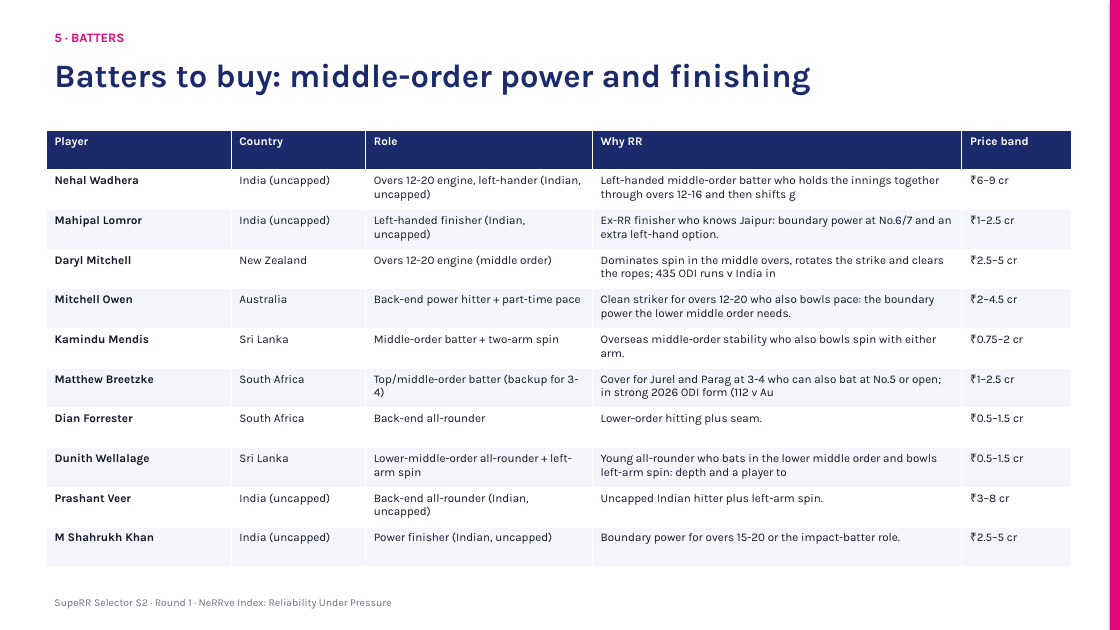
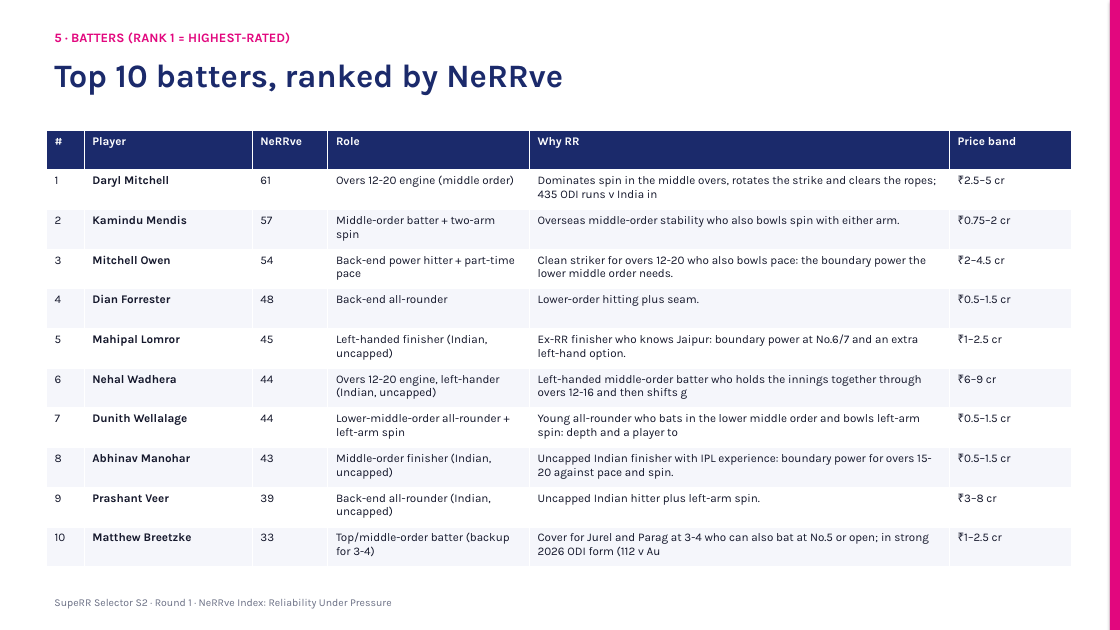
Before and after one commit to KoduruChandrasekhar/RRAuction-, a slide deck: slide 10 of submission/NeRRve_Deck.pptx. Drawn at 1120x630 pixels with LibreOffice and Linux fonts; fonts in the diff are those of the drawing. Boxes give left, top, right and bottom in pixels: in the first picture for what was removed or moved away, otherwise in the second. Text is boxed around its words. In the diff, an @@ line names an element or a change of style, - is before the commit and + after.

```diff
--- a/submission/NeRRve_Deck.pptx
+++ b/submission/NeRRve_Deck.pptx
@@ text at [54,32,290,44]: text changed @@
-5 · BATTERS
+5 · BATTERS (RANK 1 = HIGHEST-RATED)
@@ text at [54,64,563,95]: text changed @@
-Batters to buy: middle-order power and finishing
+Top 10 batters, ranked by NeRRve
@@ table at [46,130,1071,567] @@
-column 1: Player | Nehal Wadhera | Mahipal Lomror | Daryl Mitchell | Mitchell Owen | Kamindu Mendis | Matthew Breetzke | Dian Forrester | Dunith Wellalage | Prashant Veer | M Shahrukh Khan
-column 2: Country | India (uncapped) | India (uncapped) | New Zealand | Australia | Sri Lanka | South Africa | South Africa | Sri Lanka | India (uncapped) | India (uncapped)
-column 3: Role | Overs 12-20 engine, left-hander (Indian, uncapped) | Left-handed finisher (Indian, uncapped) | Overs 12-20 engine (middle order) | Back-end power hitter + part-time pace | Middle-order batter + two-arm spin | Top/middle-order batter (backup for 3-4) | Back-end all-rounder | Lower-middle-order all-rounder + left-arm spin | Back-end all-rounder (Indian, uncapped) | Power finisher (Indian, uncapped)
-column 4: Why RR | Left-handed middle-order batter who holds the innings together through overs 12-16 and then shifts g | Ex-RR finisher who knows Jaipur: boundary power at No.6/7 and an extra left-hand option. | Dominates spin in the middle overs, rotates the strike and clears the ropes; 435 ODI runs v India in | Clean striker for overs 12-20 who also bowls pace: the boundary power the lower middle order needs. | Overseas middle-order stability who also bowls spin with either arm. | Cover for Jurel and Parag at 3-4 who can also bat at No.5 or open; in strong 2026 ODI form (112 v Au | Lower-order hitting plus seam. | Young all-rounder who bats in the lower middle order and bowls left-arm spin: depth and a player to | Uncapped Indian hitter plus left-arm spin. | Boundary power for overs 15-20 or the impact-batter role.
-column 5: Price band | ₹6–9 cr | ₹1–2.5 cr | ₹2.5–5 cr | ₹2–4.5 cr | ₹0.75–2 cr | ₹1–2.5 cr | ₹0.5–1.5 cr | ₹0.5–1.5 cr | ₹3–8 cr | ₹2.5–5 cr
+column 1: # | 1 | 2 | 3 | 4 | 5 | 6 | 7 | 8 | 9 | 10
+column 2: Player | Daryl Mitchell | Kamindu Mendis | Mitchell Owen | Dian Forrester | Mahipal Lomror | Nehal Wadhera | Dunith Wellalage | Abhinav Manohar | Prashant Veer | Matthew Breetzke
+column 3: NeRRve | 61 | 57 | 54 | 48 | 45 | 44 | 44 | 43 | 39 | 33
+column 4: Role | Overs 12-20 engine (middle order) | Middle-order batter + two-arm spin | Back-end power hitter + part-time pace | Back-end all-rounder | Left-handed finisher (Indian, uncapped) | Overs 12-20 engine, left-hander (Indian, uncapped) | Lower-middle-order all-rounder + left-arm spin | Middle-order finisher (Indian, uncapped) | Back-end all-rounder (Indian, uncapped) | Top/middle-order batter (backup for 3-4)
+column 5: Why RR | Dominates spin in the middle overs, rotates the strike and clears the ropes; 435 ODI runs v India in | Overseas middle-order stability who also bowls spin with either arm. | Clean striker for overs 12-20 who also bowls pace: the boundary power the lower middle order needs. | Lower-order hitting plus seam. | Ex-RR finisher who knows Jaipur: boundary power at No.6/7 and an extra left-hand option. | Left-handed middle-order batter who holds the innings together through overs 12-16 and then shifts g | Young all-rounder who bats in the lower middle order and bowls left-arm spin: depth and a player to | Uncapped Indian finisher with IPL experience: boundary power for overs 15-20 against pace and spin. | Uncapped Indian hitter plus left-arm spin. | Cover for Jurel and Parag at 3-4 who can also bat at No.5 or open; in strong 2026 ODI form (112 v Au
+column 6: Price band | ₹2.5–5 cr | ₹0.75–2 cr | ₹2–4.5 cr | ₹0.5–1.5 cr | ₹1–2.5 cr | ₹6–9 cr | ₹0.5–1.5 cr | ₹0.5–1.5 cr | ₹3–8 cr | ₹1–2.5 cr
```
Also in this commit, not shown: 8 other slides changed, 7 other files.
